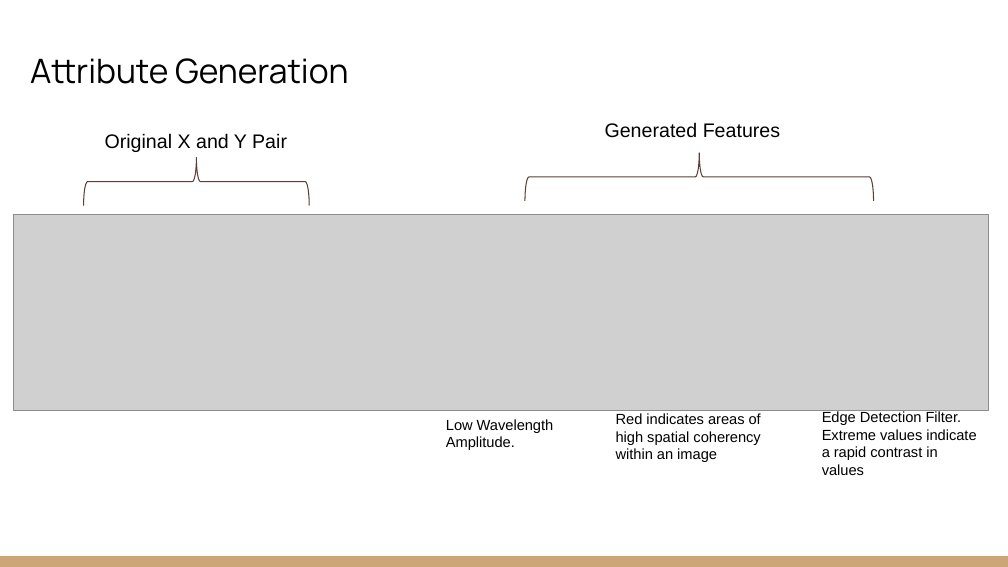
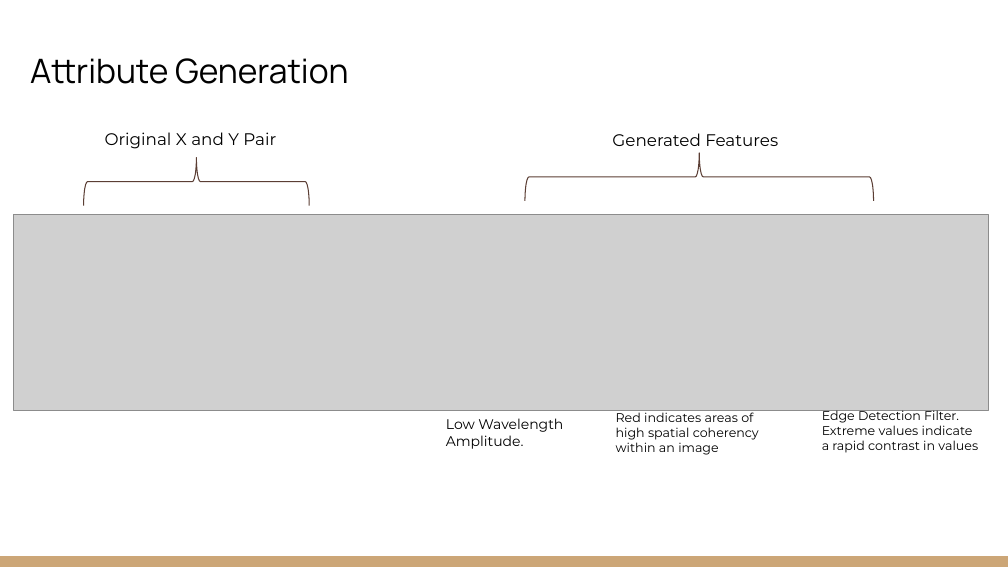
Before and after one commit to EdwinB12/Explainable-Christmas, a slide deck: slide 3 of Presentations/EAGE_Hackathon_2022_Explainable_Christmas-Concise.pptx. Drawn at 1008x567 pixels with LibreOffice and Linux fonts; fonts in the diff are those of the drawing; grey boxes stand for pictures. Boxes give left, top, right and bottom in pixels: in the first picture for what was removed or moved away, otherwise in the second. Text is boxed around its words. In the diff, an @@ line names an element or a change of style, - is before the commit and + after.

```diff
--- a/Presentations/EAGE_Hackathon_2022_Explainable_Christmas-Concise.pptx
+++ b/Presentations/EAGE_Hackathon_2022_Explainable_Christmas-Concise.pptx
@@ text "Original X and Y Pair" at (105, 132, 276, 149): size 14 to 12 pt, font Arial to Montserrat @@
@@ text "Generated Features" at (612, 133, 778, 146): size 14 to 12 pt, font Arial to Montserrat @@
@@ text "Generated Features": place and size @@
-text "Generated Features" at (605, 122, 780, 138)
+text "Generated Features" at (612, 133, 778, 146)
@@ text "Low Wavelength Amplitude." at (446, 418, 563, 449): size 10.5 to 10 pt, font Arial to Montserrat @@
@@ text "Red indicates areas of high ..." at (616, 410, 759, 455): size 10.5 to 9 pt, font Arial to Montserrat @@
@@ text "Edge Detection Filter. Extreme values ..." at (822, 410, 978, 453): size 10.5 to 9 pt, font Arial to Montserrat @@
```
Also in this commit, not shown: 7 other slides changed, 1 other file.
